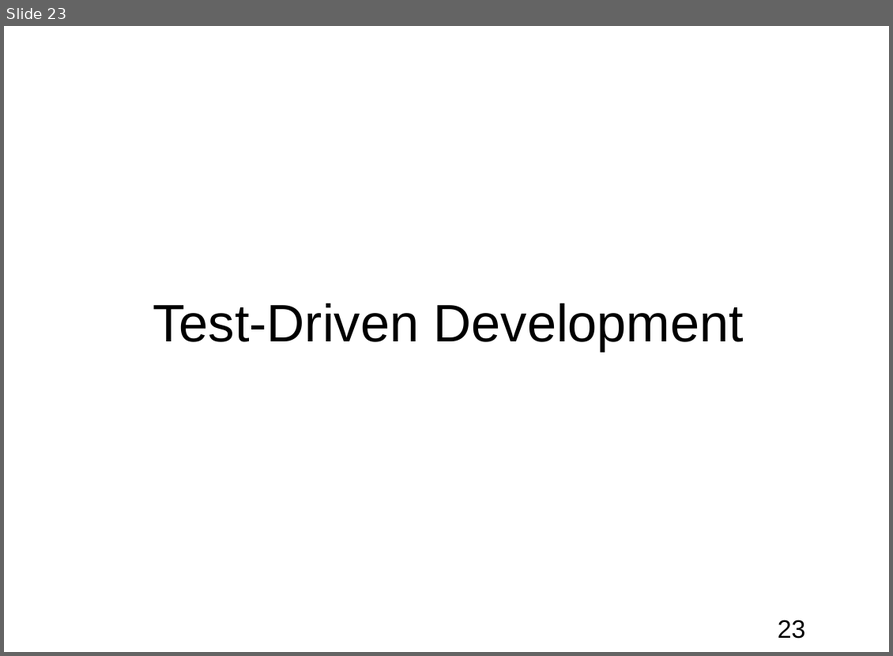
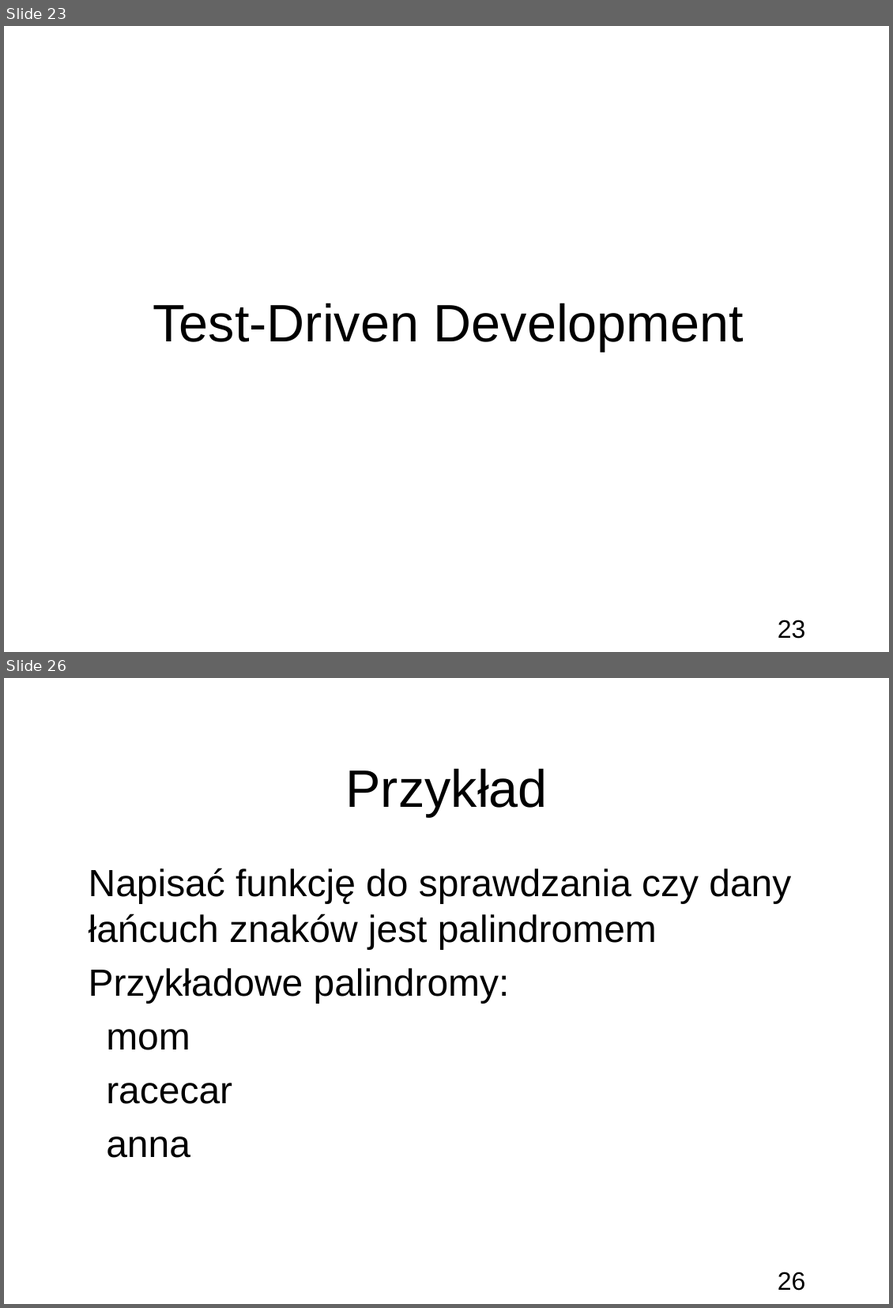
Before and after one commit to bercik/apt_seminar, a slide deck: prezentacja.odp. Shown one above the other, each under a label of ours: slide 23 before the commit, slides 23 and 26 after it; the slides between them are not shown. The pictures are 893x656 and 893x1308 pixels, drawn with LibreOffice and Linux fonts; fonts in the diff are those of the drawing; background and template pictures are left out. Boxes give left, top, right and bottom in pixels: in the first picture for what was removed or moved away, otherwise in the second. Text is boxed around its words. In the diff, an @@ line names an element or a change of style, - is before the commit and + after.

Commit message:
Add TDD presentation

```diff
--- a/prezentacja.odp
+++ b/prezentacja.odp
@@ slide 26 added at box(4, 678, 889, 1304), background picture (left out); not listed: 1 template element that a slide beside it also shows @@
@@ title added at box(346, 768, 548, 816), 50 pt, text #000000 @@
+Przykład
@@ subtitle added at box(89, 868, 791, 1158), 36 pt, text #000000 @@
+● Napisać funkcję do sprawdzania czy dany łańcuch znaków jest palindromem
+● Przykładowe palindromy:
+  ● mom
+  ● racecar
+  ● anna
```
Also in this commit, not shown: 1 slide changed, 3 other slides added, 2 other files.
